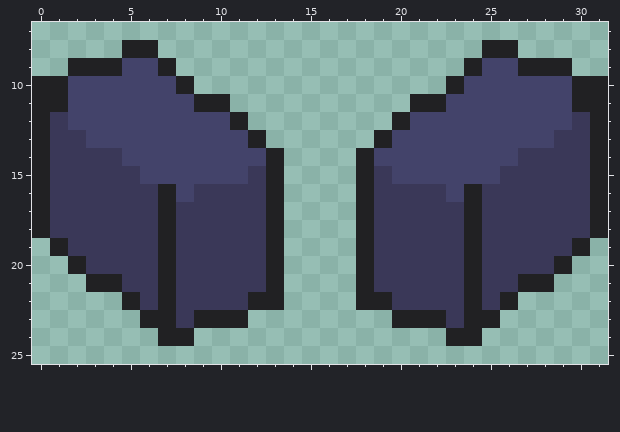
Pixel-art sprite: RaidersOfTheDamned/sprites/spDoorOneWayNS/layers/e08d39e0-31ab-4016-9bfa-925516ea4dd1/3bc27aec-a6d9-484b-9e5c-c62bf76b349e.png. The picture above was drawn from the file before the commit.
The file is 32x32 pixels. Shown: x 0..31, y 7..25.
New version:
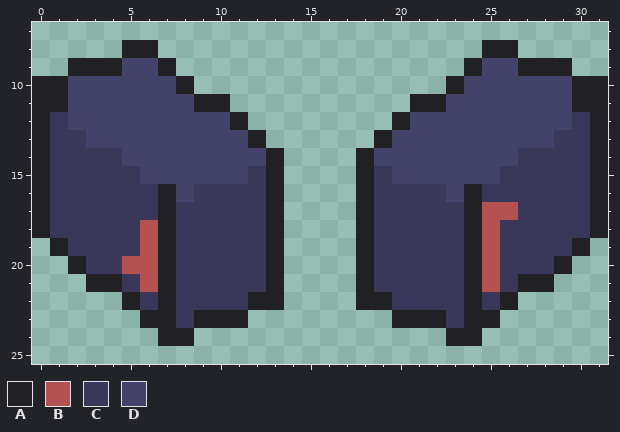
Palette (. is transparent): A #212123  B #b45252  C #3a3858  D #43436a
The edit:
The edit turns colour C into colour B in row 17 at x 25 to 26; in rows 18 to 19 at x 6 and 25; in row 20 at x 5 to 6 and 25; in row 21 at x 6 and 25.
Pixel boxes of the changes (left, top, right, bottom) in both pictures:
changed: (482, 202, 518, 292)
changed: (122, 220, 158, 292)
